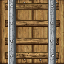
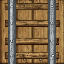
The second 64×64 image is a revision of the first. Changes to its layers:
added layer "Layer 3" above "Layer 1" over bbox(8, 0, 50, 64)
